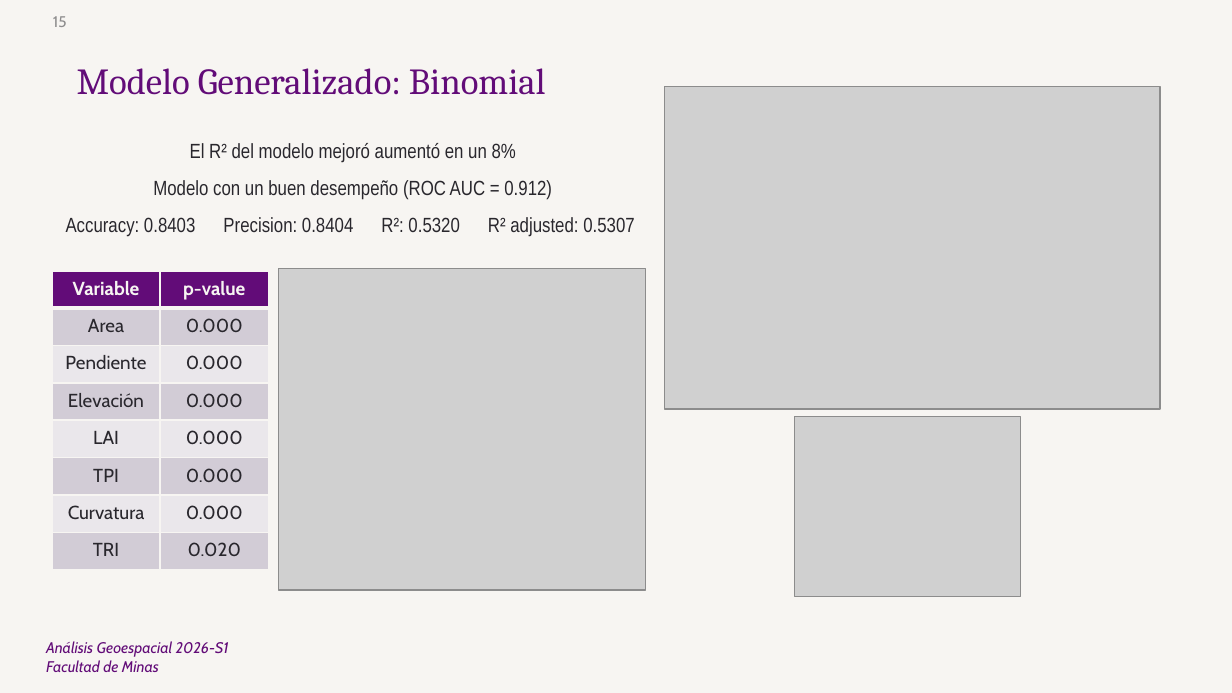
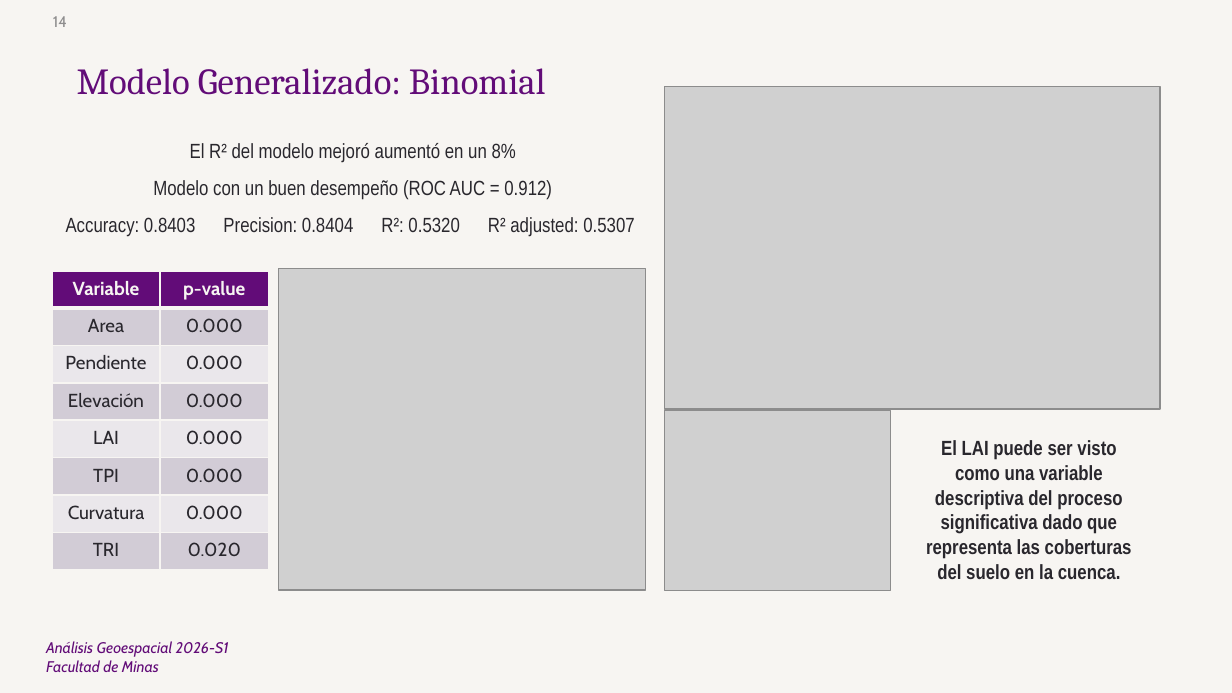
Before and after one commit to juzuluagao/2026_I_Analisis_Geoespacial, a slide deck: slide 14 of Presentaciones/SegundaPresentacion_AG_JDZO.pptx (slide 15 before the commit). Drawn at 1232x693 pixels with LibreOffice and Linux fonts; fonts in the diff are those of the drawing; grey boxes stand for pictures; background and template pictures are left out. Boxes give left, top, right and bottom in pixels: in the first picture for what was removed or moved away, otherwise in the second. Text is boxed around its words. In the diff, an @@ line names an element or a change of style, - is before the commit and + after.

```diff
--- a/Presentaciones/SegundaPresentacion_AG_JDZO.pptx
+++ b/Presentaciones/SegundaPresentacion_AG_JDZO.pptx
@@ page number at [53, 16, 67, 27]: text changed @@
-15
+14
@@ picture: place and size @@
-picture at [795, 416, 1021, 596]
+picture at [664, 410, 891, 590]
@@ text added at [926, 440, 1132, 579], 12 pt, text #29272D, bold @@
+El LAI puede ser visto como una variable descriptiva del proceso significativa dado que representa las coberturas del suelo en la cuenca.
```
Also in this commit, not shown: 5 other slides changed, 1 slide added, 2 slides removed, 23 other files.
